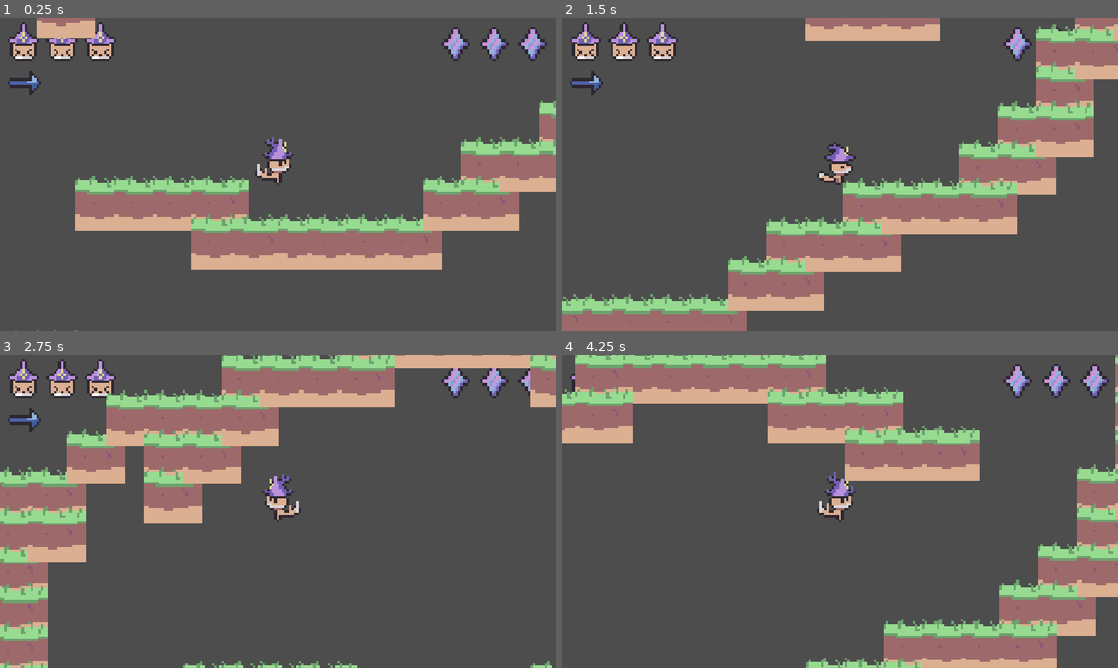
Above: before the commit, frames 1-4 (two rows, left to right).
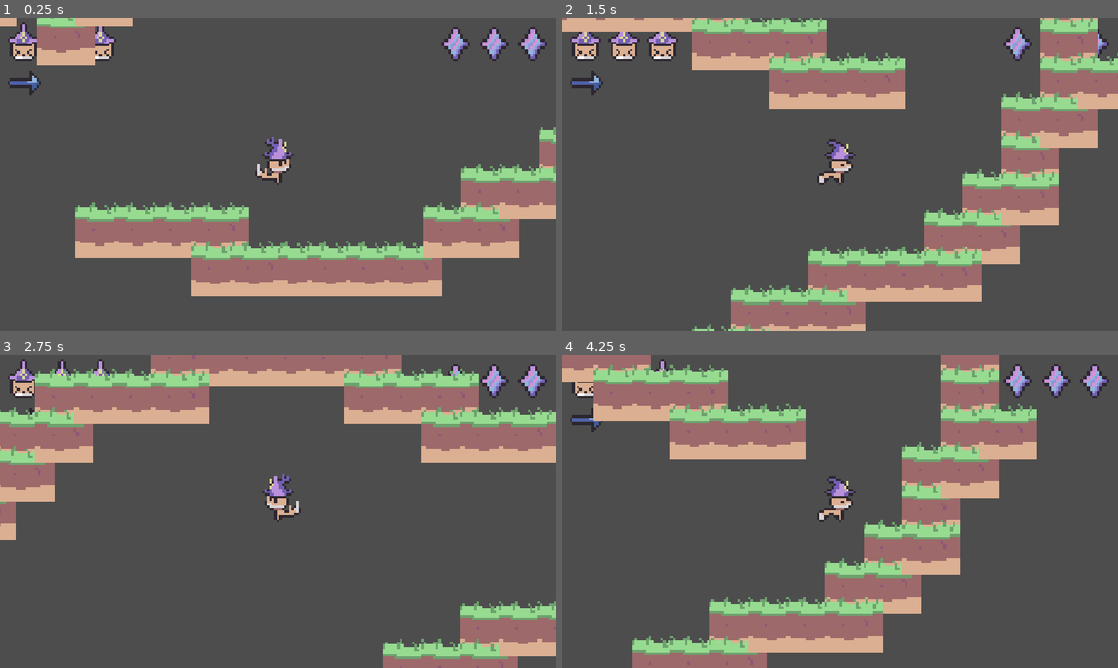
Above: after the commit, the same moments.

Repository: Astral-Scribe/Jame-Gam-Game-Jam-Game
Game: Godot game, scene res://scenes/level.tscn
The game is run twice, just before and just after one commit, with the same random seed, the same clock (stepped at 60 frames per second) and the same inputs.
Inputs (mouse positions are in pixels of both pictures, inside the frame that each line leads up to):
- Up to frame 1 (0.25 s): no input
- Up to frame 2 (1.5 s): tap Enter at 0.5 s; move the mouse to (962, 158) at 0.52 s; hold D (move_right) from 0.53 s (still down); tap Shift (dash) at 0.6 s; click (962, 158) at 0.67 s; tap Space (jump) at 0.77, 0.8, 1.07, 1.35 s; move the mouse to (728, 190) at 1.27 s
- Up to frame 3 (2.75 s): tap Space (jump) at 1.52, 1.82, 2.3 s; tap Shift (dash) at 1.55, 2.1 s; move the mouse to (333, 442) at 2.02 s; release D (move_right) at 2.03 s; hold A (move_left) from 2.03 s (still down)
- Up to frame 4 (4.25 s): move the mouse to (812, 574) at 2.77 s; release A (move_left) at 2.78 s; hold D (move_right) from 2.78 s (still down); tap Alt at 2.85 s; click (812, 574) at 2.92 s; tap Space (jump) at 3.02, 3.32, 3.77, 3.8, 4.07 s; tap Shift (dash) at 3.05, 3.6 s; move the mouse to (1006, 558) at 3.52 s

The runs differ from the first frame. In frame 1, 25% of the frame differs, in the area x 0-100%, y 0-100%; in frame 2, 38%; in frame 3, 41%; in frame 4, 48%.

Commit message:
Adjusted player physics

Diff:
--- a/game/project.godot
+++ b/game/project.godot
@@ -50,6 +50,7 @@
 [physics]
 
 3d/physics_engine="Jolt Physics"
+2d/default_gravity=600.0
 
 [rendering]
 
--- a/game/scenes/level.tscn
+++ b/game/scenes/level.tscn
@@ -30,6 +30,10 @@
 [node name="Node2D" type="Node2D" unique_id=805526005]
 
 [node name="CharacterBody2D" parent="." unique_id=524172200 instance=ExtResource("1_2q6dc")]
+jump_velocity = -220.0
+dash_velocity = 600.0
+jump_sustain = 500.0
+fall_velocity = 300.0
 
 [node name="TileMapLayer" type="TileMapLayer" parent="." unique_id=23068655]
 tile_map_data = PackedByteArray("AAD7/wIAAAABAAAAAAD8/wIAAAABAAAAAAD9/wIAAAABAAAAAAD+/wIAAAABAAAAAAD+/wMAAAABAAAAAAD//w …(2896 unchanged characters)…
--- a/game/scripts/playermovement.gd
+++ b/game/scripts/playermovement.gd
@@ -11,6 +11,7 @@
 @export var idle_delay: float = 0.2
 @export var jump_sustain: float = 1200.0
 @export var jump_sustain_duration: float = 0.25
+@export var fall_velocity: float = 100
 
 var jump_sustain_timer: float = 0.0
 var dashes_used: int = 0
@@ -44,6 +45,8 @@
 	# Apply gravity
 	if not was_on_floor and not is_dashing:
 		velocity += get_gravity() * delta
+		if (velocity.y > fall_velocity):
+			velocity.y = fall_velocity
 		coyote_timer = maxf(coyote_timer - delta, 0.0)
 	elif was_on_floor:
 		coyote_timer = coyote_time_duration
